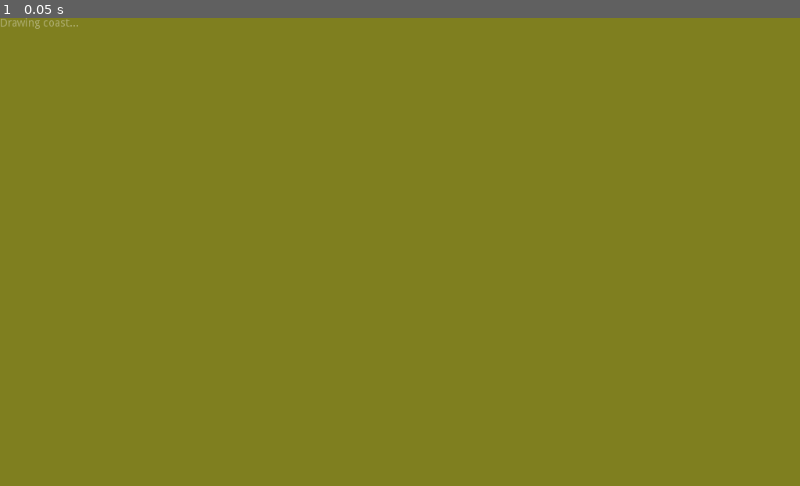
Above: before the commit, frame 1.
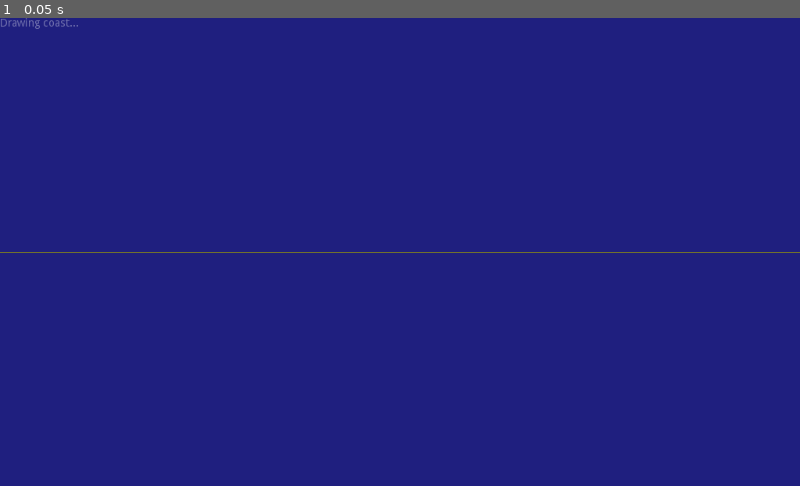
Above: after the commit, the same moment.

Repository: MichaelReel/2DMapGen_2023
Game: Godot game, scene res://PixelDrawn/CoastLine.tscn
The game is run twice, just before and just after one commit, with the same random seed, the same clock (stepped at 60 frames per second) and the same inputs. This scene is started directly instead of the project's main scene.
Inputs:
- Up to frame 1 (0.05 s): no input

The runs differ from the first frame. In frame 1, 100% of the frame differs, in the area x 0-100%, y 0-100%.

Commit message:
Setting up the line draw on coast creator

Diff:
--- a/PixelDrawn/CoastLine.gd
+++ b/PixelDrawn/CoastLine.gd
@@ -32,29 +32,58 @@
 	func get_cached_stage_image() -> Image:
 		return _cached_image
 
+	static func draw_line_on_image(image: Image, a: Vector2, b: Vector2, col: Color) -> void:
+		var longest_side = int(max(abs(a.x - b.x), abs(a.y - b.y))) + 1
+		for p in range(longest_side):
+			var t = (1.0 / longest_side) * p
+			image.set_pixelv(lerp(a, b, t), col)
+
 
 class SetupStage extends Stage:
+	var _color: Color
+
+	func _init(color: Color):
+		_color = color
+
 	func status_text() -> String:
 		return "Setting up..."
 
 	func update_image(image: Image) -> void:
-		image.fill(SEA_COLOR)
+		image.fill(_color)
 		.update_image(image)
 
 
 class CoastStage extends Stage:
+	var _coast_segments: Array
+	var _color: Color
+
+	func _init(screen_size: Vector2, color: Color) -> void:
+		_coast_segments = [
+			Vector2(0.0, screen_size.y / 2.0),
+			Vector2(screen_size.x, screen_size.y / 2.0),
+		]
+		_color = color
+
 	func status_text() -> String:
 		return "Drawing coast..."
 
 	func update_image(image: Image) -> void:
-		image.fill(COAST_COLOR)
+		image.lock()
+		_draw_coast_segments_on_image(image, _color)
+		image.unlock()
 		.update_image(image)
+
+	func _draw_coast_segments_on_image(image: Image, color: Color) -> void:
+		for i in range(len(_coast_segments) - 1):
+			var a = _coast_segments[i]
+			var b = _coast_segments[i + 1]
+			draw_line_on_image(image, a, b, color)
 
 
 func _ready() -> void:
 	stages = [
-		SetupStage.new(),
-		CoastStage.new(),
+		SetupStage.new(SEA_COLOR),
+		CoastStage.new(rect_size, COAST_COLOR),
 	]
 	stage_pos = 0
 
